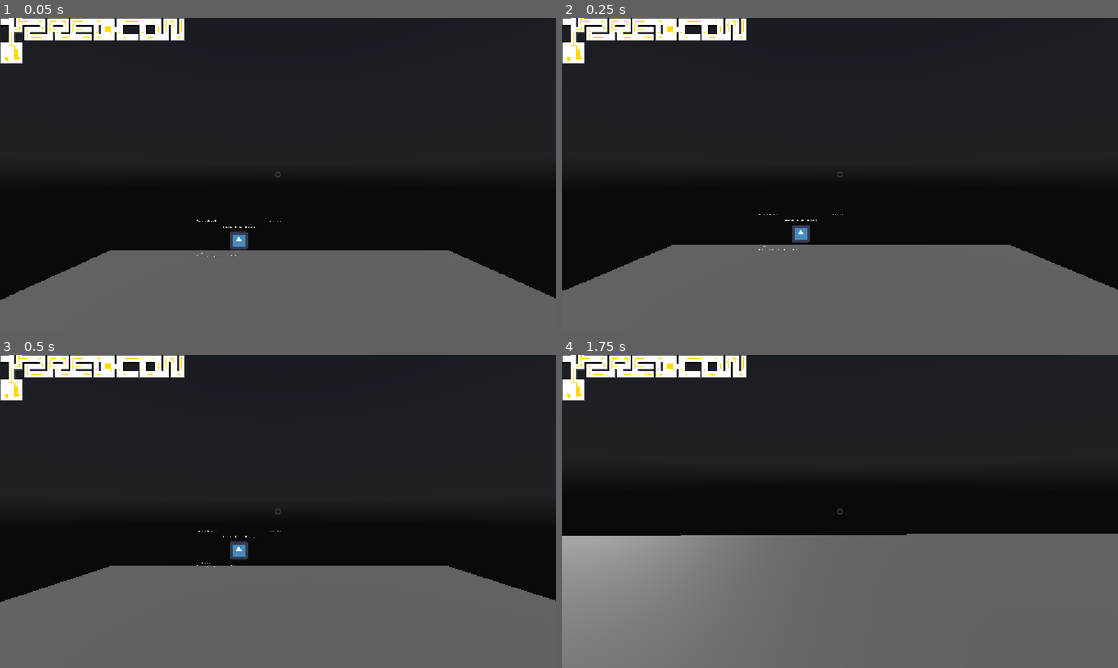
Above: before the commit, frames 1-4 (two rows, left to right).
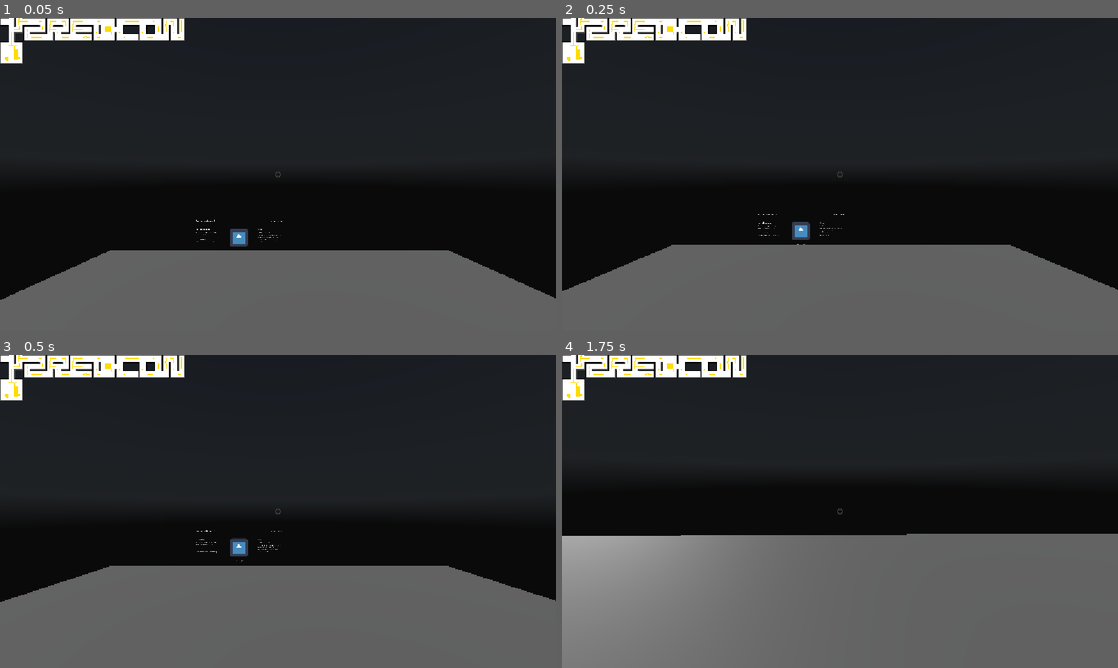
Above: after the commit, the same moments.

Repository: ZRedCon/InteractivePortfolio
Game: Godot game, scene res://Scenes/main_scene.tscn
The game is run twice, just before and just after one commit, with the same random seed, the same clock (stepped at 60 frames per second) and the same inputs. The engine's default icon, where the game draws it, is replaced by a stand-in: a white triangle on a blue panel in a dark square. A sky picture missing from this copy of the repository is replaced by a grey-blue gradient.
Inputs (mouse positions are in pixels of both pictures, inside the frame that each line leads up to):
- Up to frame 1 (0.05 s): no input
- Up to frame 2 (0.25 s): no input
- Up to frame 3 (0.5 s): no input
- Up to frame 4 (1.75 s): move the mouse to (962, 495) at 0.52 s; hold D (Right) 0.53-1.28 s; hold Space (Slow) 0.53-1.28 s; click (962, 495) at 0.67 s; move the mouse to (812, 511) at 1.27 s; hold W (Forward) from 1.28 s (still down); tap Shift (Sprint) at 1.35 s

The runs differ from the first frame. In frame 1, 0.2% of the frame differs, in the area x 35-51%, y 64-77%; in frame 2, 0.2%; in frame 3, 0.2%; in frame 4, nothing differs.

Commit message:
Started work on recreating the Website exhibitis in Godot

Diff:
--- a/GodotProject/interactive-portfolio/prefabs/Entry.tscn
+++ b/GodotProject/interactive-portfolio/prefabs/Entry.tscn
@@ -14,7 +14,7 @@
 [node name="SubViewport" type="SubViewport" parent="." unique_id=1043445019]
 editor_description = "The exhibit card. 1200 px wide = .exhibit's CSS max-width (75rem), the width it shows at on desktop. The height only fits this placeholder content."
 transparent_bg = true
-size = Vector2i(1040, 475)
+size = Vector2i(1064, 475)
 render_target_update_mode = 4
 
 [node name="UIExhibit" parent="SubViewport" unique_id=378705747 instance=ExtResource("2_dfqob")]
--- a/GodotProject/interactive-portfolio/prefabs/content.gd
+++ b/GodotProject/interactive-portfolio/prefabs/content.gd
@@ -21,6 +21,7 @@
 	mode = THIN if size.x < 960 else WIDE
 
 func _ready() -> void:
+	await get_tree().process_frame
 	_calc_mode_from_parent()
 
 func _process(_delta: float) -> void:
--- /dev/null
+++ b/GodotProject/interactive-portfolio/prefabs/exhibit.gd
@@ -0,0 +1,28 @@
+class_name ExhibitUI extends Control
+
+@onready var header_name := $Exhibit/Header/EntryName
+@onready var header_date := $Exhibit/Header/Date
+@onready var skills : SkillsManager = $Exhibit/Skills
+@onready var content : ContentAdjuster = $Exhibit/Content
+@onready var links : LinksManager = $Exhibit/Links
+
+#var name : String
+#var descr : String
+#var start_date : String
+#var end_date : String
+#var skills : int
+#var contribution : PackedStringArray
+#var notes : PackedStringArray
+#var main_image : String
+#var slide_show_images : PackedStringArray
+#var supplementary_links : Array[ Dictionary ]
+
+func set_values(exhibit_name: String, date_start: String,
+			date_end: String, skills_enum: int,
+			contributions: PackedStringArray, notes: PackedStringArray,
+			slide_show: PackedStringArray, sup_links: Array[ Dictionary ]):
+	header_name.text = exhibit_name
+	header_date.text = date_start + " - " + date_end
+	var skillIDs = Entry.to_skills( skills_enum )
+	for skill in skillIDs:
+		skills.add_skill(skill, Entry.color_from_index(Entry.SKILLS.find(skill)))
--- /dev/null
+++ b/GodotProject/interactive-portfolio/prefabs/links_manager.gd
@@ -0,0 +1 @@
+class_name LinksManager extends HFlowContainer
--- /dev/null
+++ b/GodotProject/interactive-portfolio/prefabs/skill_widget.gd
@@ -0,0 +1,8 @@
+class_name Skill extends PanelContainer
+
+@onready var label := $HBoxContainer/MarginContainer/Label
+@onready var color_image := $HBoxContainer/Color
+
+func set_values(display_name: String, color: Color) -> void:
+	label.text = display_name
+	color_image.modulate = color
--- /dev/null
+++ b/GodotProject/interactive-portfolio/prefabs/skill_widget.tscn
@@ -0,0 +1,44 @@
+[gd_scene format=3 uid="uid://c1h34rjiuwgy1"]
+
+[ext_resource type="Script" uid="uid://ycyuym4c31pj" path="res://prefabs/skill_widget.gd" id="1_12usp"]
+
+[sub_resource type="StyleBoxFlat" id="StyleBoxFlat_t0ekf"]
+bg_color = Color(0.4392157, 0.4392157, 0.4392157, 0.6431373)
+corner_radius_top_left = 40
+corner_radius_top_right = 40
+corner_radius_bottom_right = 40
+corner_radius_bottom_left = 40
+
+[sub_resource type="Gradient" id="Gradient_t0ekf"]
+interpolation_mode = 1
+offsets = PackedFloat32Array(0, 0.5194274)
+colors = PackedColorArray(1, 1, 1, 1, 1, 1, 1, 0)
+
+[sub_resource type="GradientTexture2D" id="GradientTexture2D_t0ekf"]
+gradient = SubResource("Gradient_t0ekf")
+width = 32
+height = 32
+fill = 1
+fill_from = Vector2(0.5, 0.5)
+
+[node name="SkillWidget" type="PanelContainer" unique_id=1069053965]
+offset_right = 153.0
+offset_bottom = 32.0
+theme_override_styles/panel = SubResource("StyleBoxFlat_t0ekf")
+script = ExtResource("1_12usp")
+
+[node name="HBoxContainer" type="HBoxContainer" parent="." unique_id=825944660]
+layout_mode = 2
+
+[node name="Color" type="TextureRect" parent="HBoxContainer" unique_id=586607918]
+texture_filter = 1
+layout_mode = 2
+texture = SubResource("GradientTexture2D_t0ekf")
+
+[node name="MarginContainer" type="MarginContainer" parent="HBoxContainer" unique_id=765454058]
+layout_mode = 2
+theme_override_constants/margin_right = 15
+
+[node name="Label" type="Label" parent="HBoxContainer/MarginContainer" unique_id=1546705862]
+layout_mode = 2
+text = "Game Design"
--- /dev/null
+++ b/GodotProject/interactive-portfolio/prefabs/skillsManager.gd
@@ -0,0 +1,14 @@
+class_name SkillsManager extends PanelContainer
+
+const SKILL_PREFAB := preload("res://prefabs/skill_widget.tscn")
+
+@onready var container := $Flow
+
+func add_skill(skill_name: String, skill_color: Color) -> void:
+	var child = SKILL_PREFAB.instantiate() as Skill
+	child.set_values(skill_name, skill_color)
+	container.add_child(child)
+
+func remove_skills() -> void:
+	for child in container.get_children():
+		child.queue_free()
--- a/GodotProject/interactive-portfolio/prefabs/ui_exhibit.tscn
+++ b/GodotProject/interactive-portfolio/prefabs/ui_exhibit.tscn
@@ -1,17 +1,14 @@
 [gd_scene format=3 uid="uid://c3ie8m45lxi00"]
 
+[ext_resource type="Script" uid="uid://sd66iqa6282x" path="res://prefabs/exhibit.gd" id="1_fwjg3"]
 [ext_resource type="Texture2D" uid="uid://cycv7nkyk6opa" path="res://icon.svg" id="1_px4js"]
 [ext_resource type="Script" uid="uid://creqf0jqum84g" path="res://prefabs/content.gd" id="1_qit8j"]
+[ext_resource type="Script" uid="uid://58dgn7tedg3f" path="res://prefabs/skillsManager.gd" id="1_xnv4v"]
+[ext_resource type="Script" uid="uid://2pxy4okyo36l" path="res://prefabs/links_manager.gd" id="5_fwjg3"]
 
 [sub_resource type="StyleBoxEmpty" id="StyleBoxEmpty_qit8j"]
 content_margin_top = 8.0
 content_margin_bottom = 8.0
-
-[sub_resource type="StyleBoxEmpty" id="StyleBoxEmpty_jsju3"]
-content_margin_left = 11.0
-content_margin_top = 6.0
-content_margin_right = 11.0
-content_margin_bottom = 6.0
 
 [sub_resource type="StyleBoxEmpty" id="StyleBoxEmpty_xnv4v"]
 content_margin_left = 17.0
@@ -26,6 +23,7 @@
 anchor_bottom = 1.0
 grow_horizontal = 2
 grow_vertical = 2
+script = ExtResource("1_fwjg3")
 
 [node name="Exhibit" type="VBoxContainer" parent="." unique_id=69379542]
 editor_description = "article.exhibit (wide layout). Offsets of 33 = 2rem padding + 1px border. Separation 24 = --exhibit-gap."
@@ -62,67 +60,13 @@
 editor_description = "section.skills. Content margins of 8 = 0.5em padding-block (7 px at its 14 px font size) + 1px border-block."
 layout_mode = 2
 theme_override_styles/panel = SubResource("StyleBoxEmpty_qit8j")
+script = ExtResource("1_xnv4v")
 
 [node name="Flow" type="HFlowContainer" parent="Exhibit/Skills" unique_id=217641539]
 layout_mode = 2
 theme_override_constants/h_separation = 8
 theme_override_constants/v_separation = 8
 alignment = 1
-
-[node name="Skill" type="PanelContainer" parent="Exhibit/Skills/Flow" unique_id=1459204231]
-editor_description = "span.skill: 6px 11px padding. Row separation 5 = the label's 5px padding-left."
-layout_mode = 2
-theme_override_styles/panel = SubResource("StyleBoxEmpty_jsju3")
-
-[node name="Row" type="HBoxContainer" parent="Exhibit/Skills/Flow/Skill" unique_id=2026967113]
-layout_mode = 2
-theme_override_constants/separation = 5
-
-[node name="Dot" type="ColorRect" parent="Exhibit/Skills/Flow/Skill/Row" unique_id=10857293]
-custom_minimum_size = Vector2(14.4, 14.4)
-layout_mode = 2
-size_flags_vertical = 4
-
-[node name="Name" type="Label" parent="Exhibit/Skills/Flow/Skill/Row" unique_id=1409526216]
-layout_mode = 2
-theme_override_font_sizes/font_size = 14
-text = "Game Design"
-
-[node name="Skill2" type="PanelContainer" parent="Exhibit/Skills/Flow" unique_id=1866101745]
-layout_mode = 2
-theme_override_styles/panel = SubResource("StyleBoxEmpty_jsju3")
-
-[node name="Row" type="HBoxContainer" parent="Exhibit/Skills/Flow/Skill2" unique_id=2085828009]
-layout_mode = 2
-theme_override_constants/separation = 5
-
-[node name="Dot" type="ColorRect" parent="Exhibit/Skills/Flow/Skill2/Row" unique_id=241831011]
-custom_minimum_size = Vector2(14.4, 14.4)
-layout_mode = 2
-size_flags_vertical = 4
-
-[node name="Name" type="Label" parent="Exhibit/Skills/Flow/Skill2/Row" unique_id=900851209]
-layout_mode = 2
-theme_override_font_sizes/font_size = 14
-text = "Game Dev"
-
-[node name="Skill3" type="PanelContainer" parent="Exhibit/Skills/Flow" unique_id=530125623]
-layout_mode = 2
-theme_override_styles/panel = SubResource("StyleBoxEmpty_jsju3")
-
-[node name="Row" type="HBoxContainer" parent="Exhibit/Skills/Flow/Skill3" unique_id=764721485]
-layout_mode = 2
-theme_override_constants/separation = 5
-
-[node name="Dot" type="ColorRect" parent="Exhibit/Skills/Flow/Skill3/Row" unique_id=1983852105]
-custom_minimum_size = Vector2(14.4, 14.4)
-layout_mode = 2
-size_flags_vertical = 4
-
-[node name="Name" type="Label" parent="Exhibit/Skills/Flow/Skill3/Row" unique_id=2044751523]
-layout_mode = 2
-theme_override_font_sizes/font_size = 14
-text = "Programming"
 
 [node name="Content" type="BoxContainer" parent="Exhibit" unique_id=219210833]
 layout_mode = 2
@@ -226,6 +170,7 @@
 theme_override_constants/h_separation = 12
 theme_override_constants/v_separation = 12
 alignment = 1
+script = ExtResource("5_fwjg3")
 
 [node name="Link" type="Button" parent="Exhibit/Links" unique_id=338849690]
 editor_description = "a: 0.375em 1em padding + 1px border = content margins of 7 and 17."
Not shown, added: GodotProject/interactive-portfolio/prefabs/exhibit.gd.uid
Not shown, added: GodotProject/interactive-portfolio/prefabs/links_manager.gd.uid
Not shown, added: GodotProject/interactive-portfolio/prefabs/skill_widget.gd.uid
Not shown, added: GodotProject/interactive-portfolio/prefabs/skillsManager.gd.uid
